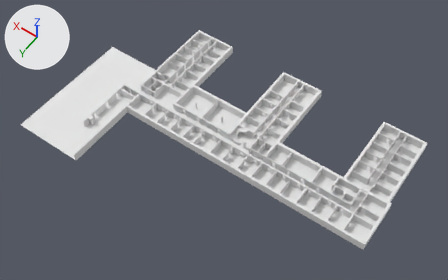
Before and after pictures for a commit that changed the Blender file Assets/Models/oett_2_for_unity.blend.
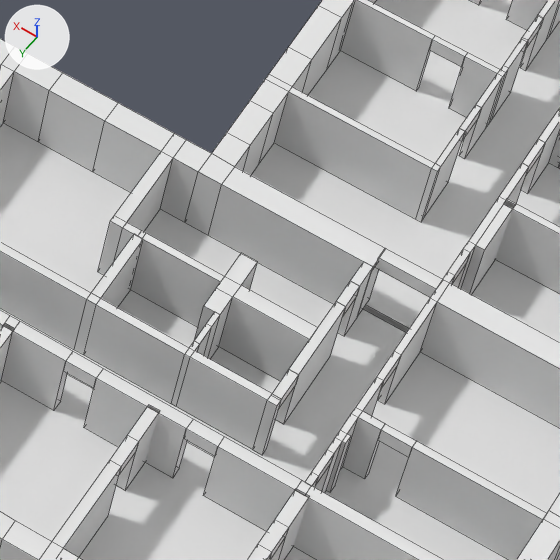
The first picture shows the older version from a 50 mm lens placed at (-149.8, 86.4, 132.7), pointed at (-89.6, 2.2, 0.3). The close-ups show both versions on the part from 72% to 85% of the width and 57% to 79% of the height of that picture; other places that the commit changed are outside them. Lighting does not change. The marker at upper left points along +X, +Y and +Z. The close-ups show mesh edges as thin lines.

The first close-up shows 'Door_Tops', 'Floor', 'Walls'.
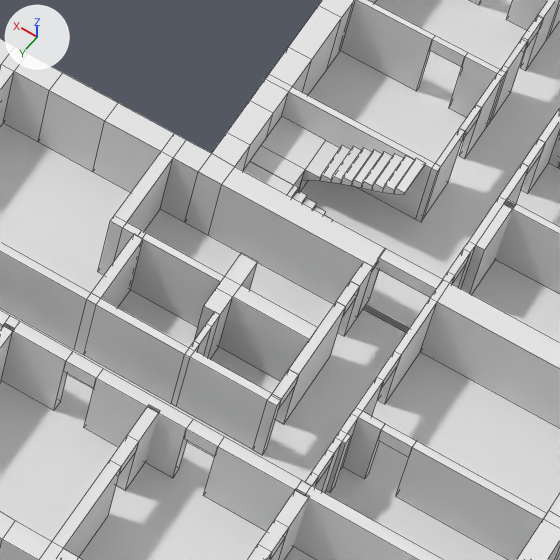
The change, as a list of edits to the scene's bpy script:
```text
Add me_plane_006:
    me_plane_006.from_pydata(...)  # 144 vertices, 128 faces; spans x -34.27..-30.04, y -8.03..-4.62, z 0.0..2.58
    me_plane_006.materials.append(mat_wallmaterial)  # white #e7e7e7
Add ob_stairs_3:
    ob_stairs_3 = bpy.data.objects.new('Stairs_3', me_plane_006)
    ob_stairs_3.location = (-92.97, 0.63, 0.0)
```

Where the change shows, as pixel boxes (x1, y1, x2, y2) in the close-ups (560 x 560 px):
'Stairs_3', added: after (243, 117, 425, 220)
